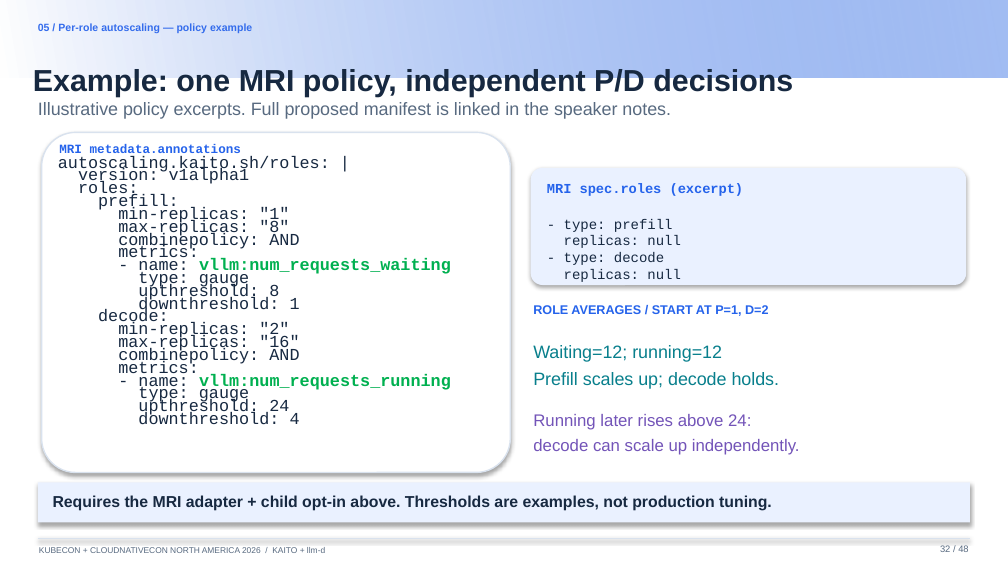
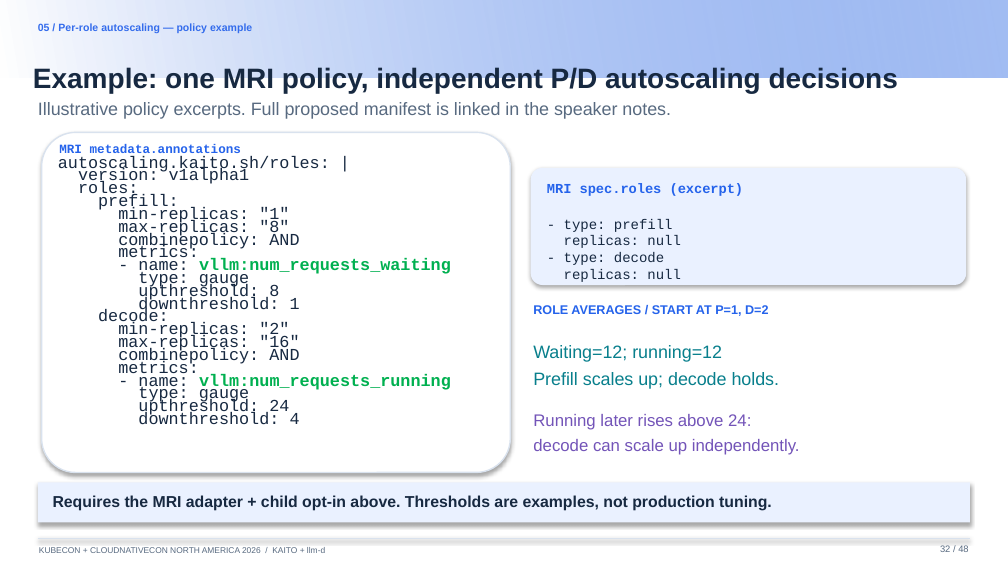
Before and after one commit to andyzhangx/demo, a slide deck: slide 38 of llm/pd-disaggregation/kubecon-na-2026-pd-disaggregation-kaito-llmd.pptx. Drawn at 1008x567 pixels with LibreOffice and Linux fonts; fonts in the diff are those of the drawing; background and template pictures are left out. Boxes give left, top, right and bottom in pixels: in the first picture for what was removed or moved away, otherwise in the second. Text is boxed around its words. In the diff, an @@ line names an element or a change of style, - is before the commit and + after.

```diff
--- a/llm/pd-disaggregation/kubecon-na-2026-pd-disaggregation-kaito-llmd.pptx
+++ b/llm/pd-disaggregation/kubecon-na-2026-pd-disaggregation-kaito-llmd.pptx
@@ text at bbox=[33, 67, 898, 93]: text changed; size 21.8 to 20 pt @@
-Example: one MRI policy, independent P/D decisions
+Example: one MRI policy, independent P/D autoscaling decisions
```
Also in this commit, not shown: 1 other slide changed.
